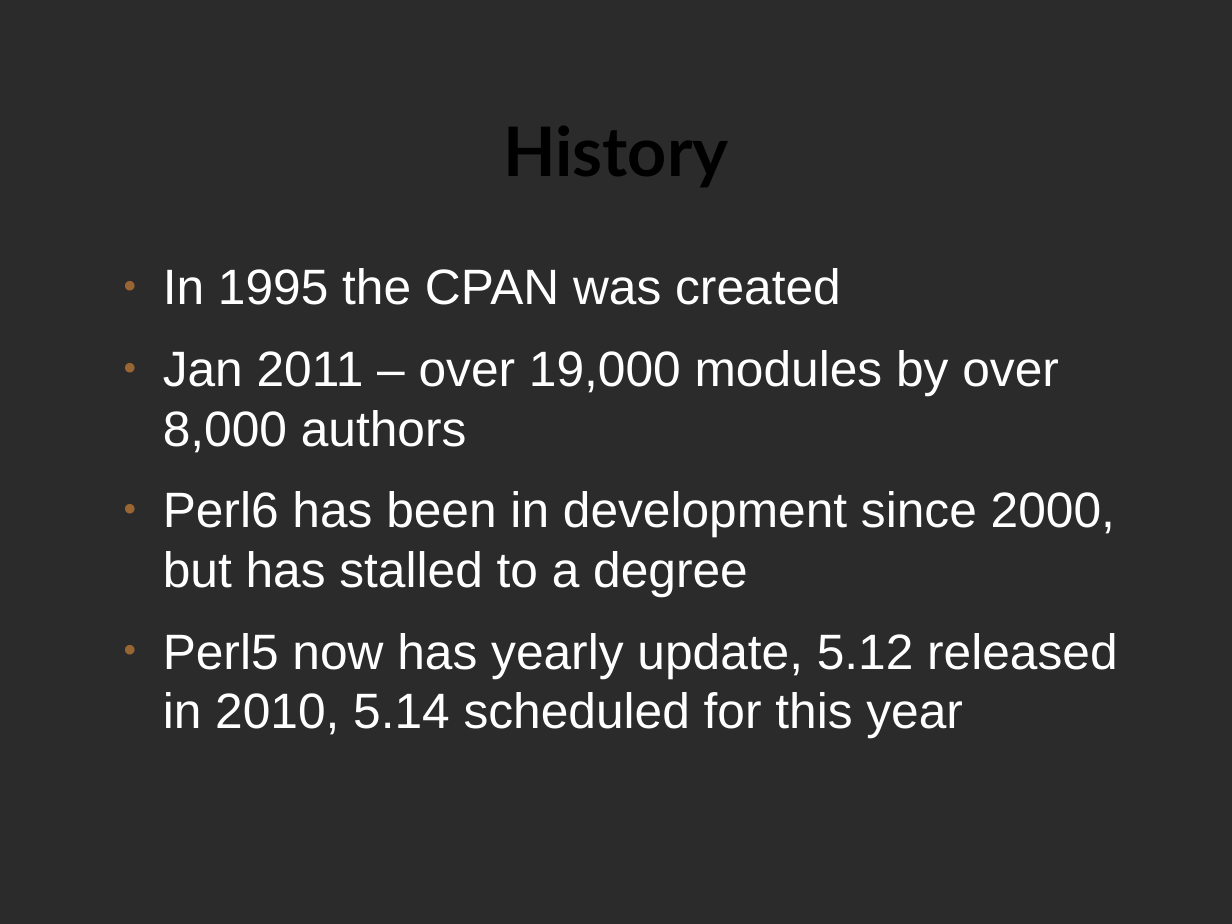
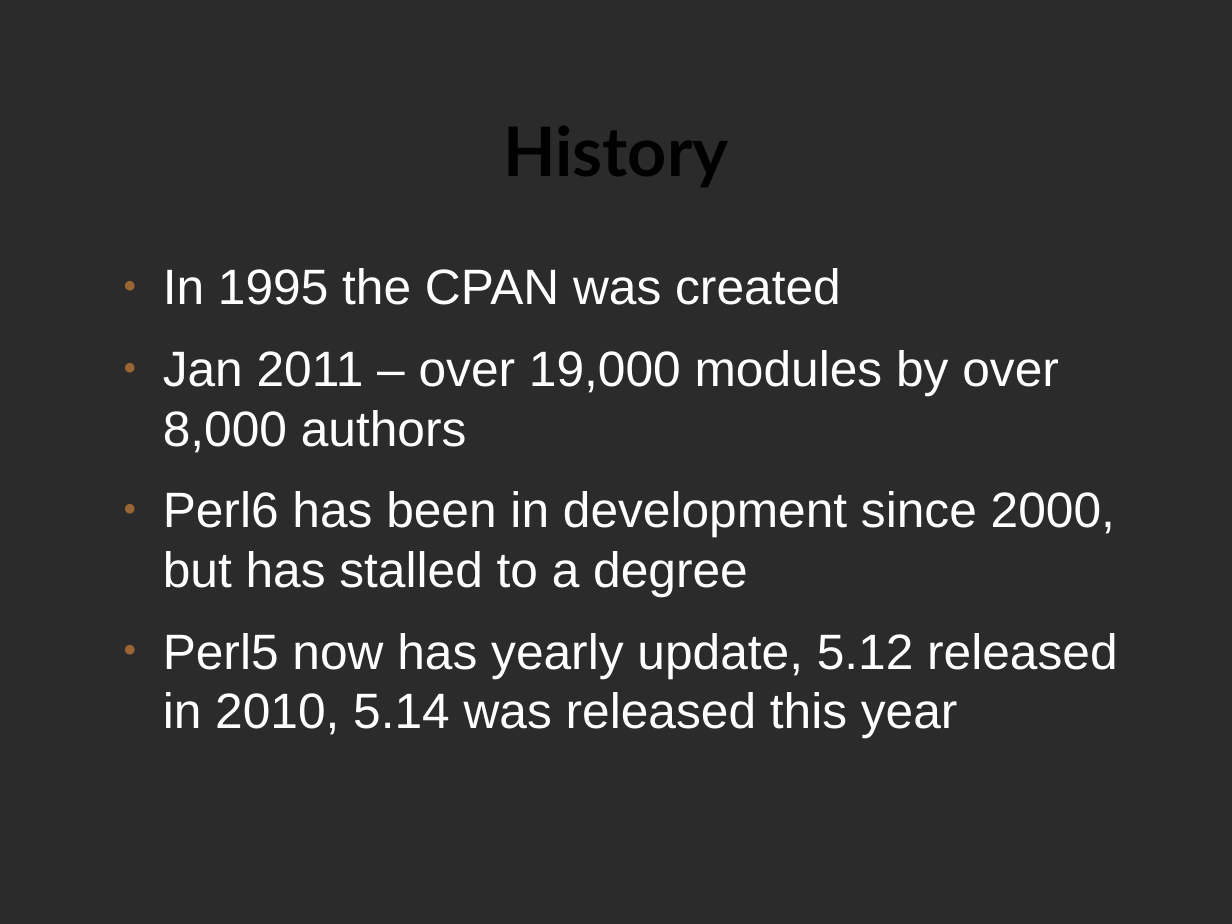
Before and after one commit to setitesuk/basic_perl_course, a slide deck: slide 3 of 01-what_is_perl/what_is_perl_slides.odp. Drawn at 1232x924 pixels with LibreOffice and Linux fonts; fonts in the diff are those of the drawing; background and template pictures are left out; a plain dark background stands for a picture behind light text. Boxes give left, top, right and bottom in pixels: in the first picture for what was removed or moved away, otherwise in the second. Text is boxed around its words. In the diff, an @@ line names an element or a change of style, - is before the commit and + after.

```diff
--- a/01-what_is_perl/what_is_perl_slides.odp
+++ b/01-what_is_perl/what_is_perl_slides.odp
@@ text at <box>163,633,1117,738</box>: text changed @@
-● Perl5 now has yearly update, 5.12 released in 2010, 5.14 scheduled for this year
+● Perl5 now has yearly update, 5.12 released in 2010, 5.14 was released this year
```
Also in this commit, not shown: 6 other files.
